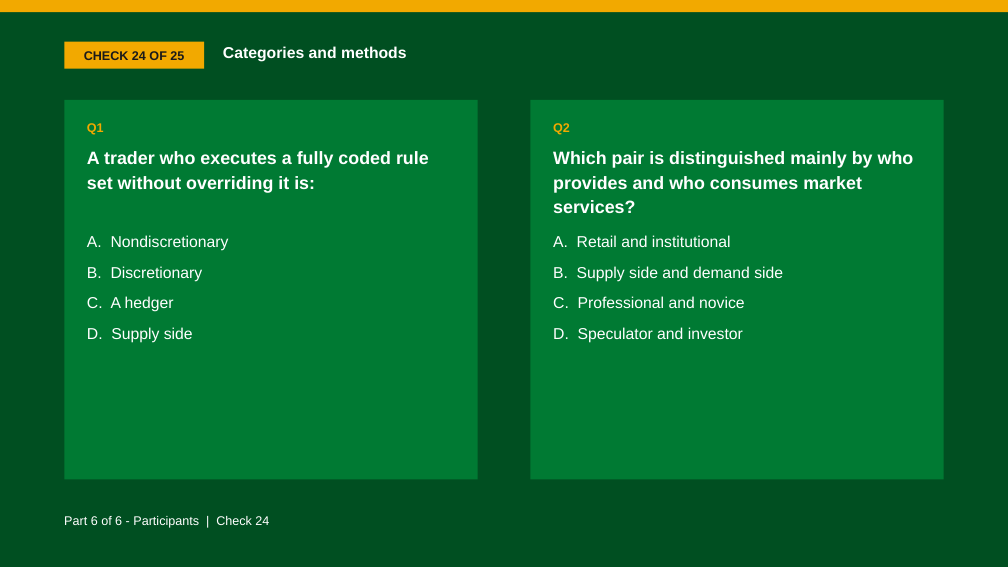
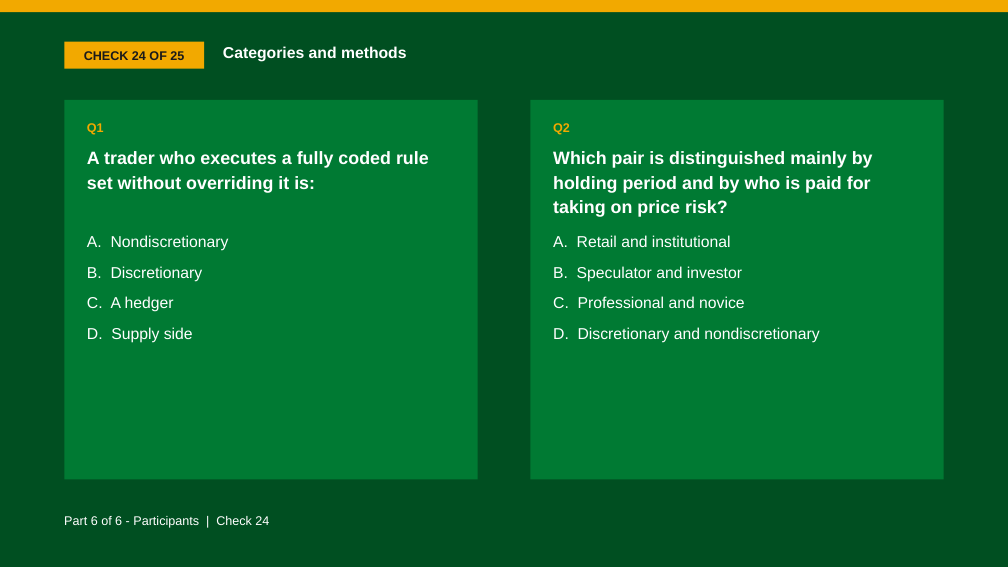
Before and after one commit to benjiesotelo-sudo/Telos_FIN1209, a slide deck: slide 194 of chapter-01/FIN1209-Chapter-01.pptx. Drawn at 1008x567 pixels with LibreOffice and Linux fonts; fonts in the diff are those of the drawing. Boxes give left, top, right and bottom in pixels: in the first picture for what was removed or moved away, otherwise in the second. Text is boxed around its words. In the diff, an @@ line names an element or a change of style, - is before the commit and + after.

```diff
--- a/chapter-01/FIN1209-Chapter-01.pptx
+++ b/chapter-01/FIN1209-Chapter-01.pptx
@@ text at [553, 151, 873, 217]: text changed @@
-Which pair is distinguished mainly by who provides and who consumes market services?
+Which pair is distinguished mainly by holding period and by who is paid for taking on price risk?
@@ text at [553, 266, 742, 282]: text changed @@
-B. Supply side and demand side
+B. Speculator and investor
@@ text at [553, 327, 819, 343]: text changed @@
-D. Speculator and investor
+D. Discretionary and nondiscretionary
```
Also in this commit, not shown: 8 other slides changed, 5 other files.
